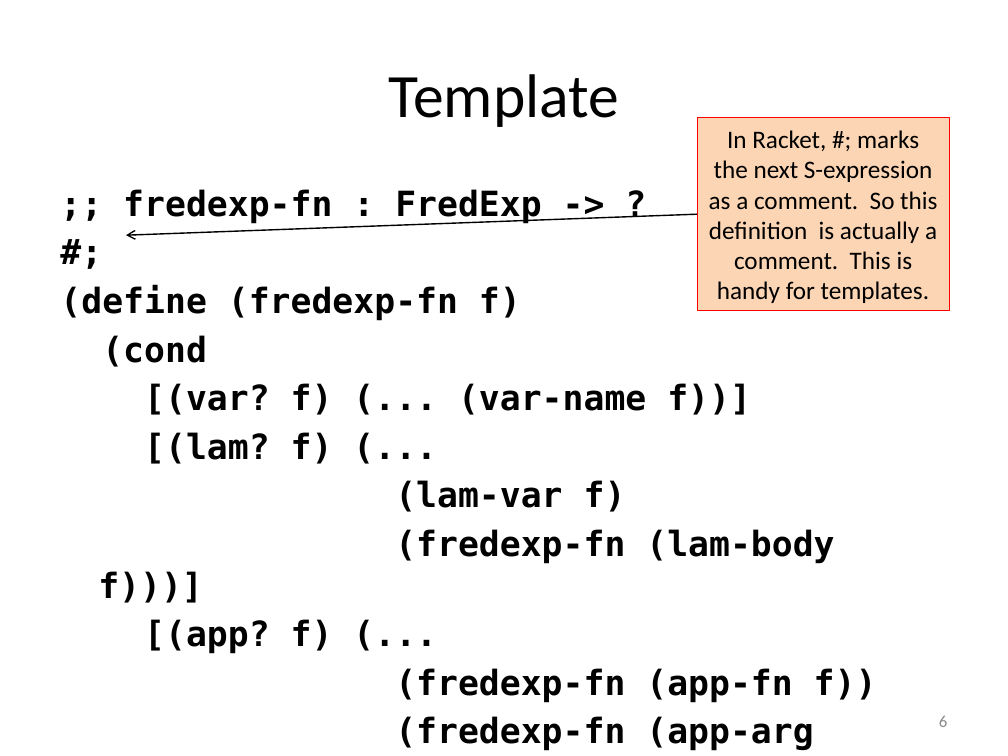
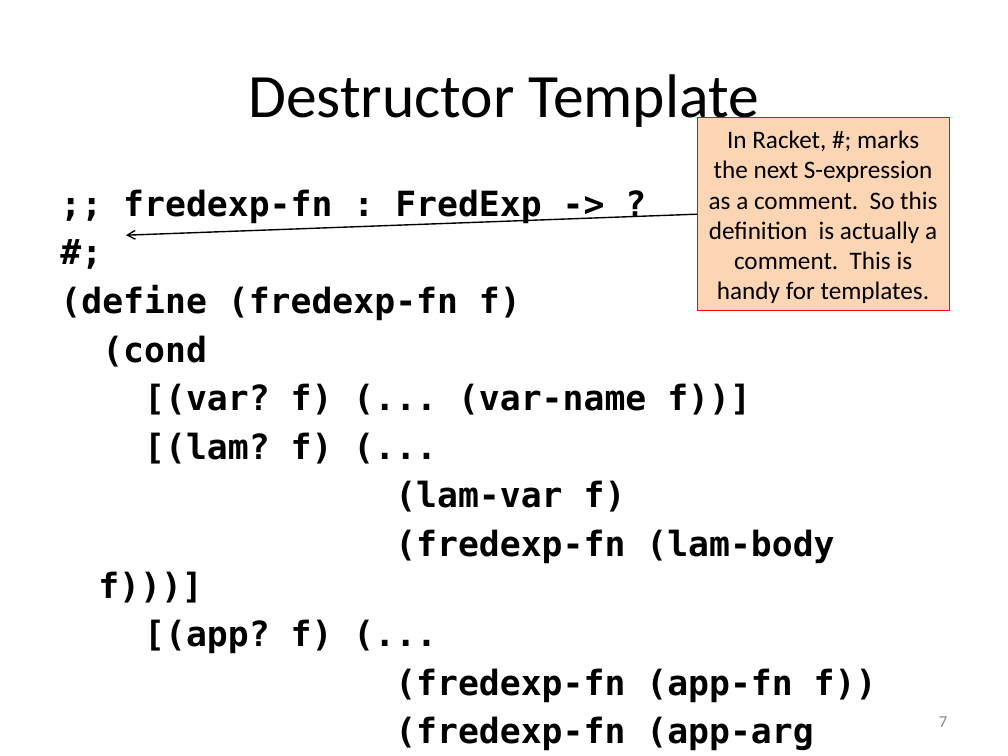
Before and after one commit to mwand/cs5010f16, a slide deck: slide 7 of Slides/Lesson 7.3 Case Study-- Free Variables.pptx (slide 6 before the commit). Drawn at 1008x756 pixels with LibreOffice and Linux fonts; fonts in the diff are those of the drawing. Boxes give left, top, right and bottom in pixels: in the first picture for what was removed or moved away, otherwise in the second. Text is boxed around its words. In the diff, an @@ line names an element or a change of style, - is before the commit and + after.

```diff
--- a/Slides/Lesson 7.3 Case Study-- Free Variables.pptx
+++ b/Slides/Lesson 7.3 Case Study-- Free Variables.pptx
@@ title at [248,74,758,132]: text changed @@
-Template
+Destructor Template
@@ page number at [939,716,947,727]: text changed @@
-6
+7
```
Also in this commit, not shown: 7 other slides changed, 3 slides added, 4 slides removed, 29 other files.
